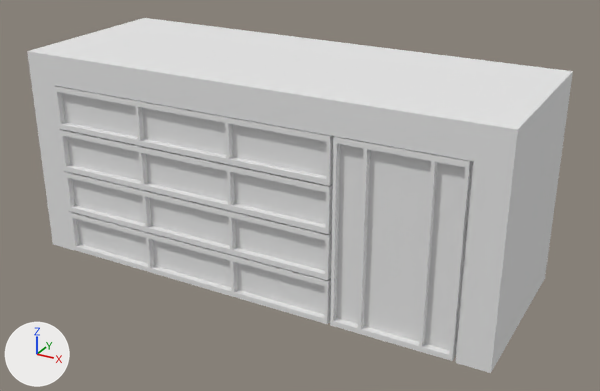
The OBJ model 3DModels/lucapresidente/lucapresidente/como/como.obj, before and after one commit.
Camera for both pictures: a 50 mm camera at (555.3, -390.2, 135.4) aimed at (435.1, -171.6, 26.2). Lighting does not change. The marker at lower left points along +X, +Y and +Z. The picture after the commit comes second. Where no turn or scale is listed for an object, it has been applied to the vertices.

In view in the first picture: 'como'.
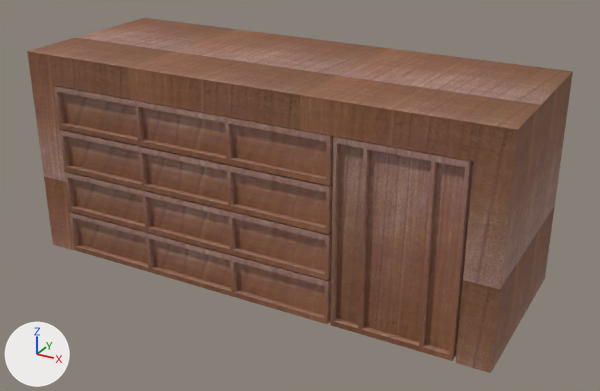
Changed parts and their boxes [x1, y1, x2, y2] in the pictures (600 x 391 px):
'como', surface changed (white to brown)
    both: [27, 18, 573, 373]

The edits, one by one:
Picture 'wood.jpg' (img_wood_jpg) is new.
In material 'Line35_1' (mat_line35_1), base_color is no longer (0.8, 0.8, 0.8), white #e7e7e7.
In material 'Line35_1' (mat_line35_1), texture is now set to img_wood_jpg.
In material 'Line35_1' (mat_line35_1), roughness goes from 1.0 to 0.818.
